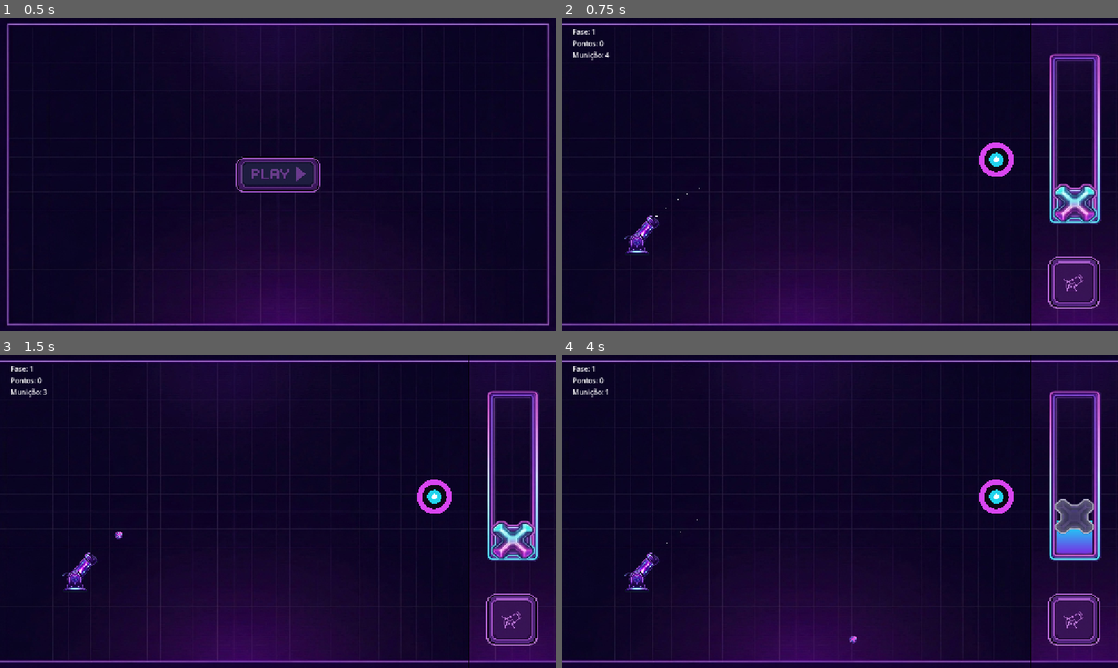
Above: before the commit, frames 1-4 (two rows, left to right).
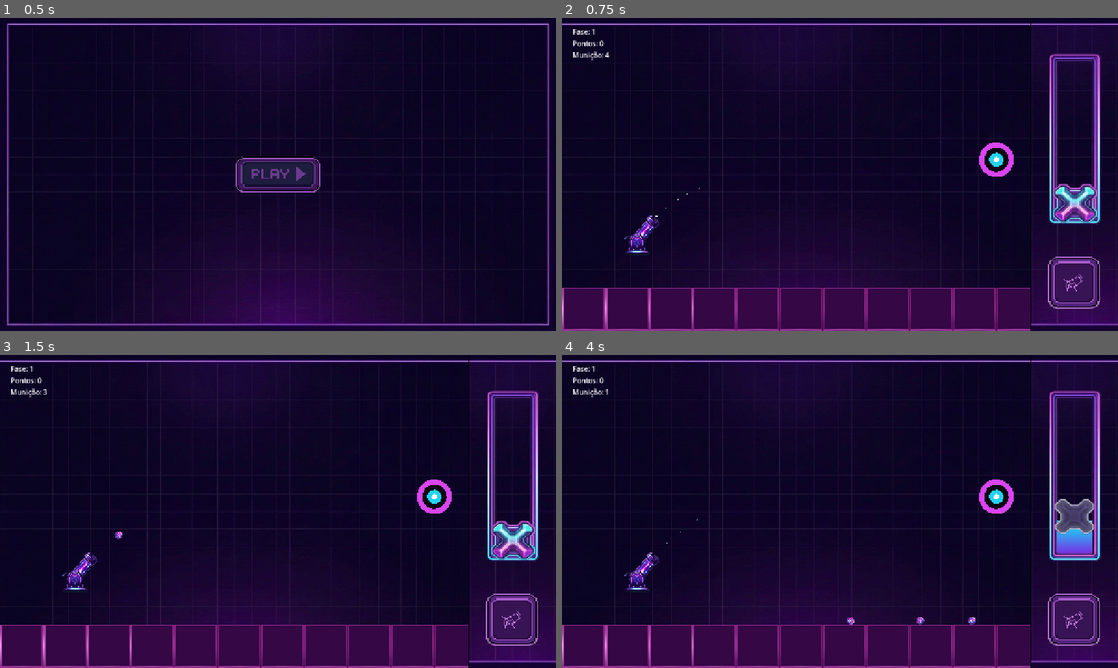
Above: after the commit, the same moments.

Repository: Zidan-09/Arc-Impact
Game: Godot game, scene res://screens/home.tscn
Two runs of this game, one before a commit and one after it. Both use one fixed random seed, a clock stepped at 60 frames per second and the inputs below.
Inputs (mouse positions are in pixels of both pictures, inside the frame that each line leads up to):
- Up to frame 1 (0.5 s): no input
- Up to frame 2 (0.75 s): click (840, 174) at 0.5 s
- Up to frame 3 (1.5 s): click (511, 621) at 1.25 s
- Up to frame 4 (4 s): click (1073, 621) at 2 s; click (1073, 621) at 2.75 s; tap Enter at 3.5 s; drag from (1073, 536) to (995, 495) at 3.52 s

Frame 1 is identical in both runs. In frame 2, 7.4% of the frame differs, in the area x 0-85%, y 86-100%; in frame 3, 7.4%; in frame 4, 7.5%, in the area x 0-85%, y 83-100%.

Commit message:
feat(builder): build continuous ground strip from Guide reference

Diff:
--- a/components/level/level_builder.gd
+++ b/components/level/level_builder.gd
@@ -7,6 +7,12 @@
 ## SimulationWorld). Shards usam os fallbacks das cenas (padrão 5).
 
 const TARGET_SCENE := preload("res://components/target/target.tscn")
+const FLOOR_SCENE := preload("res://components/floor/floor.tscn")
+
+const GROUND_Y := 670.0
+const GROUND_FROM_X := 50.0
+const GROUND_TO_X := 1250.0
+const GROUND_SCALE := Vector2(0.2, 0.2)
 
 
 ## Monta a fase em `world` (contêiner em (0,0): posição local == global).
@@ -32,6 +38,7 @@
 		target.position = def.target.position
 		target.add_to_group("level_spawned")
 		world.add_child(target)
+	build_ground(world)
 	return {"target": target, "obstacles": obstacles}
 
 
@@ -40,3 +47,14 @@
 		if child.is_in_group("level_spawned"):
 			world.remove_child(child)
 			child.queue_free()
+
+
+func build_ground(world: Node2D) -> void:
+	var x := GROUND_FROM_X
+	while x <= GROUND_TO_X:
+		var floor := FLOOR_SCENE.instantiate() as Node2D
+		floor.position = Vector2(x, GROUND_Y)
+		floor.scale = GROUND_SCALE
+		floor.add_to_group("level_spawned")
+		world.add_child(floor)
+		x += 100.0
